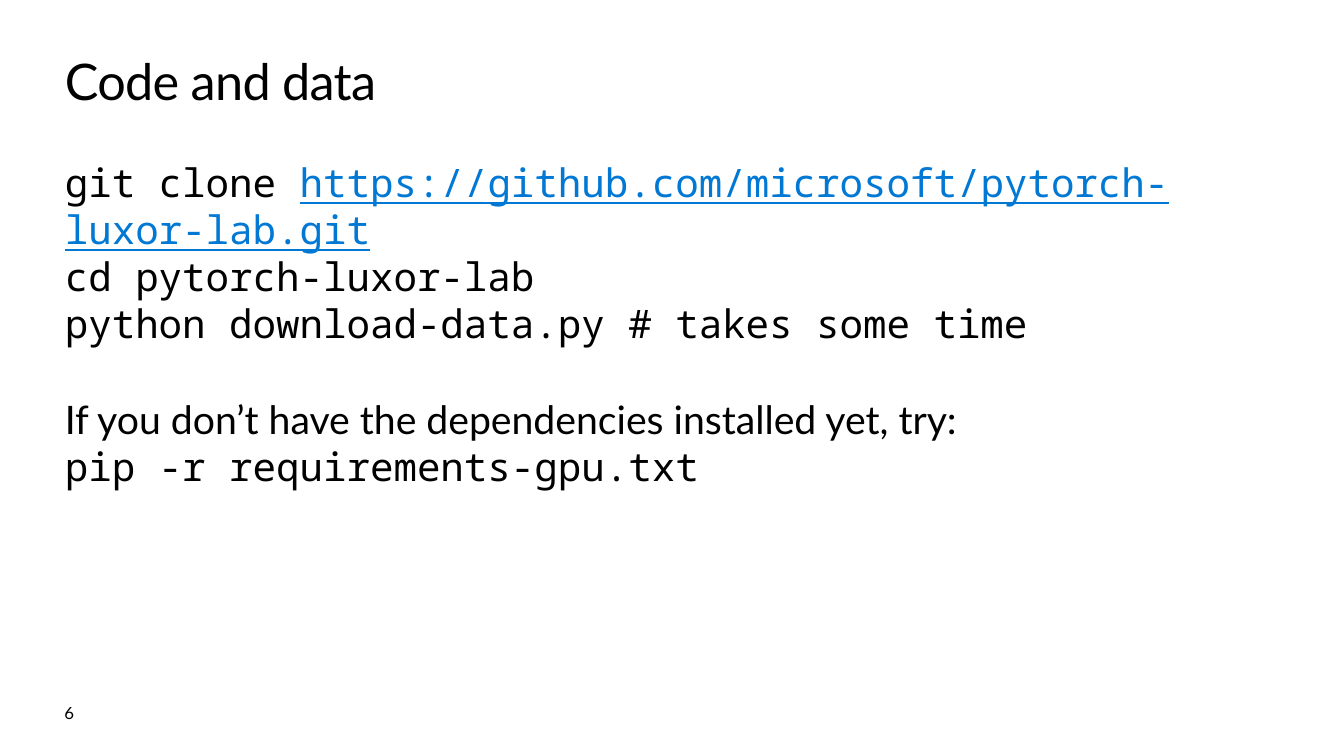
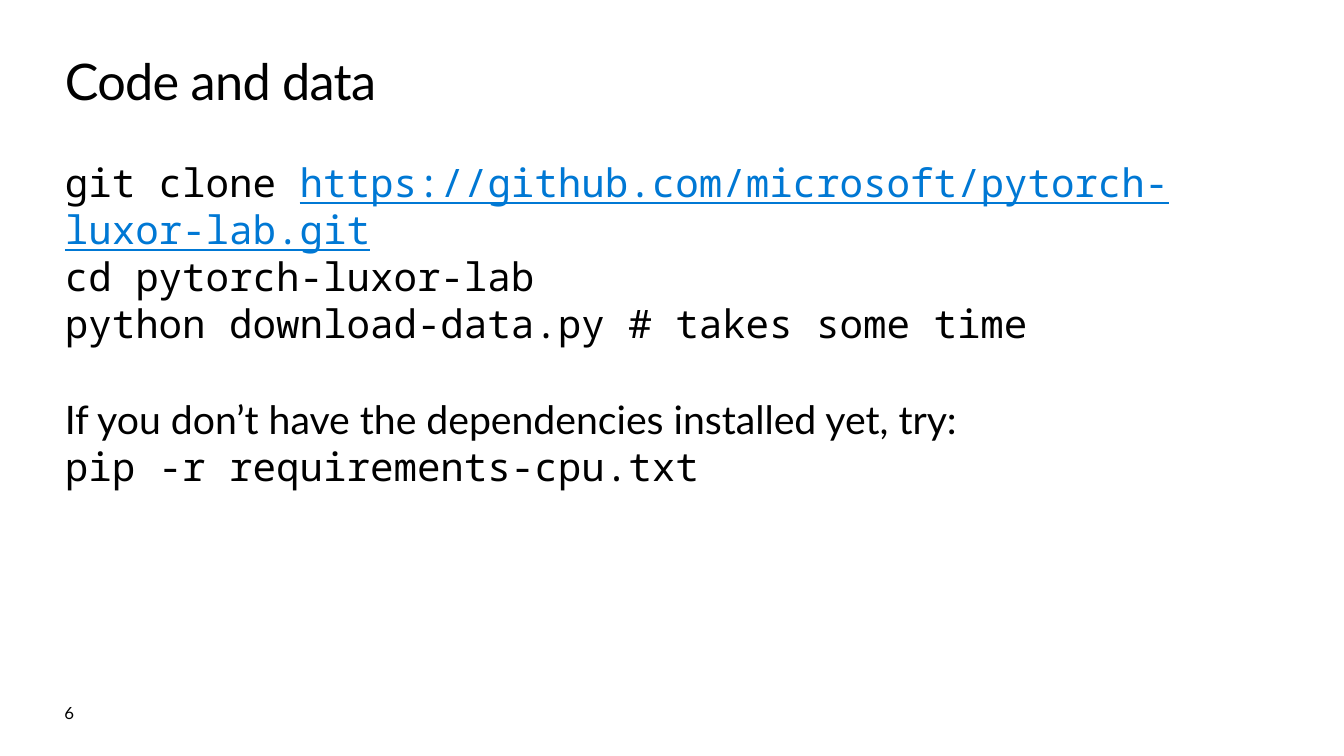
Before and after one commit to microsoft/pytorch-luxor-lab, a slide deck: slide 6 of fall2019mlads.pptx. Drawn at 1344x756 pixels with LibreOffice and Linux fonts; fonts in the diff are those of the drawing; background and template pictures are left out. Boxes give left, top, right and bottom in pixels: in the first picture for what was removed or moved away, otherwise in the second. Text is boxed around its words. In the diff, an @@ line names an element or a change of style, - is before the commit and + after.

Commit message:
Small presentation changes.

```diff
--- a/fall2019mlads.pptx
+++ b/fall2019mlads.pptx
@@ text at [65,404,957,491]: text changed @@
-If you don’t have the dependencies installed yet, try:
-pip -r requirements-gpu.txt
+If you don’t have the dependencies installed yet, try:
+pip -r requirements-cpu.txt
```
Also in this commit, not shown: 3 other slides changed.
